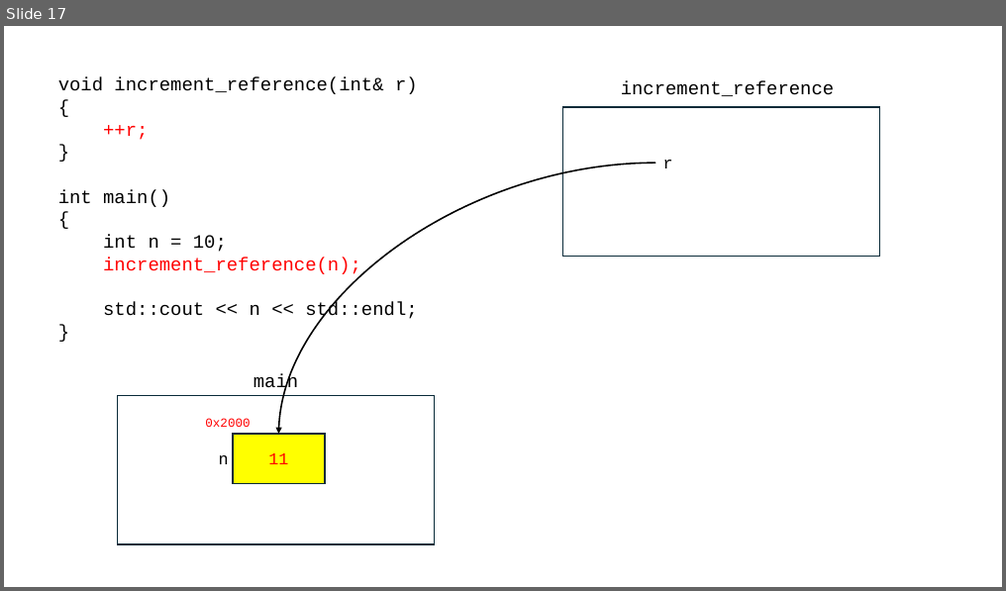
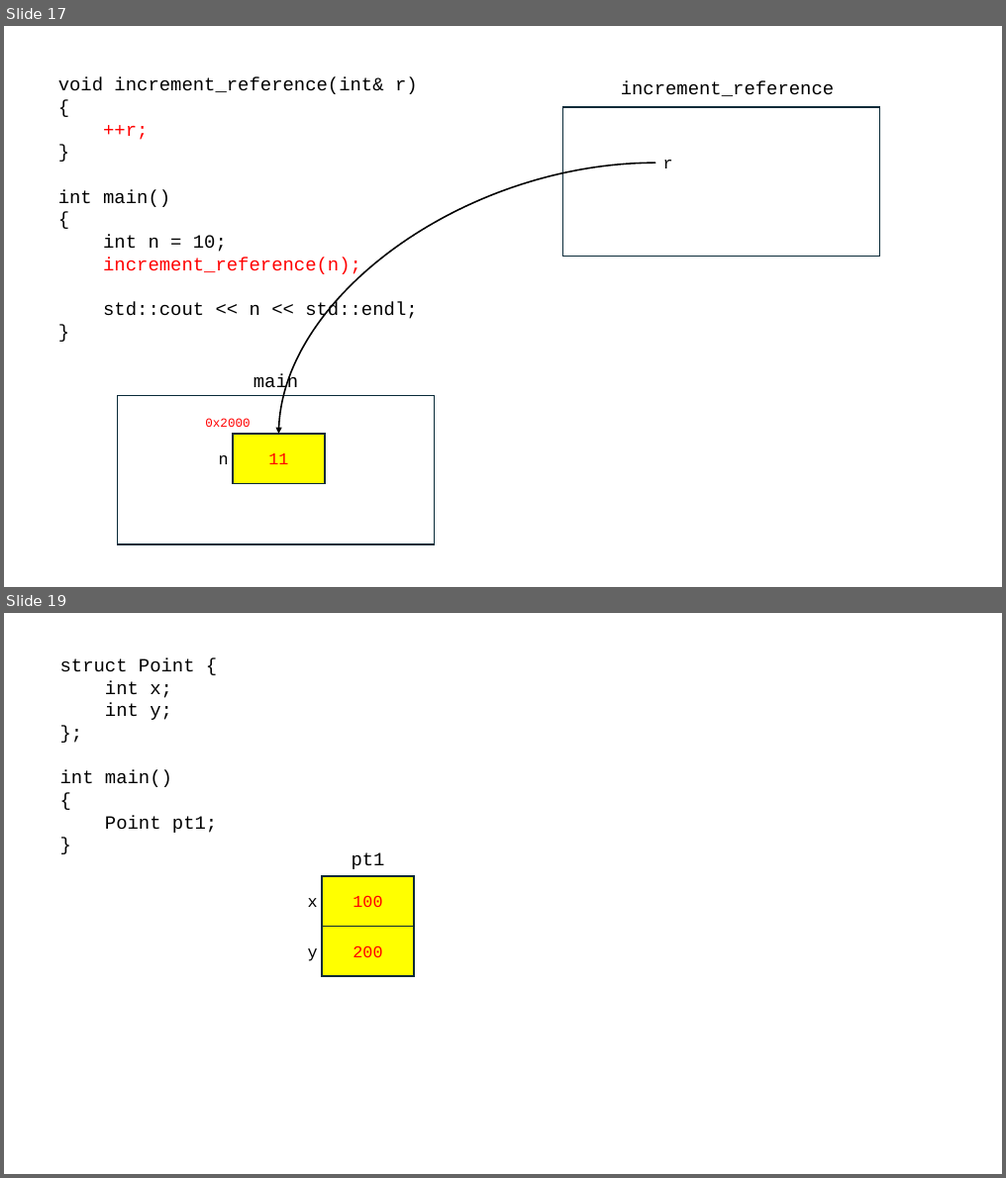
Before and after one commit to yoondev-classroom/cpp_240708, a slide deck: cpp_240708.pptx. Shown one above the other, each under a label of ours: slide 17 before the commit, slides 17 and 19 after it; the slides between them are not shown. The pictures are 1006x591 and 1006x1178 pixels, drawn with LibreOffice and Linux fonts; fonts in the diff are those of the drawing. Boxes give left, top, right and bottom in pixels: in the first picture for what was removed or moved away, otherwise in the second. Text is boxed around its words. In the diff, an @@ line names an element or a change of style, - is before the commit and + after.

```diff
--- a/cpp_240708.pptx
+++ b/cpp_240708.pptx
@@ slide 19 added at (x1=4, y1=613, x2=1002, y2=1174), background #FFFFFF @@
@@ text added at (x1=60, y1=659, x2=217, y2=833), 18 pt, text #000000 @@
+struct Point {
+int x;
+int y;
+};
+int main()
+{
+Point pt1;
+}
@@ rectangle added at (x1=322, y1=876, x2=414, y2=927), fill #FFFF00, outline #092A39 1.5 pt, 16 pt, text #FF0000 @@
+100
@@ text added at (x1=351, y1=853, x2=385, y2=869), 18 pt, text #000000 @@
+pt1
@@ text added at (x1=308, y1=898, x2=318, y2=907), 16 pt, text #000000 @@
+x
@@ rectangle added at (x1=322, y1=927, x2=414, y2=977), fill #FFFF00, outline #092A39 1.5 pt, 16 pt, text #FF0000 @@
+200
@@ text added at (x1=308, y1=949, x2=318, y2=961), 16 pt, text #000000 @@
+y
```
Also in this commit, not shown: 1 other slide added, 2 other files.
